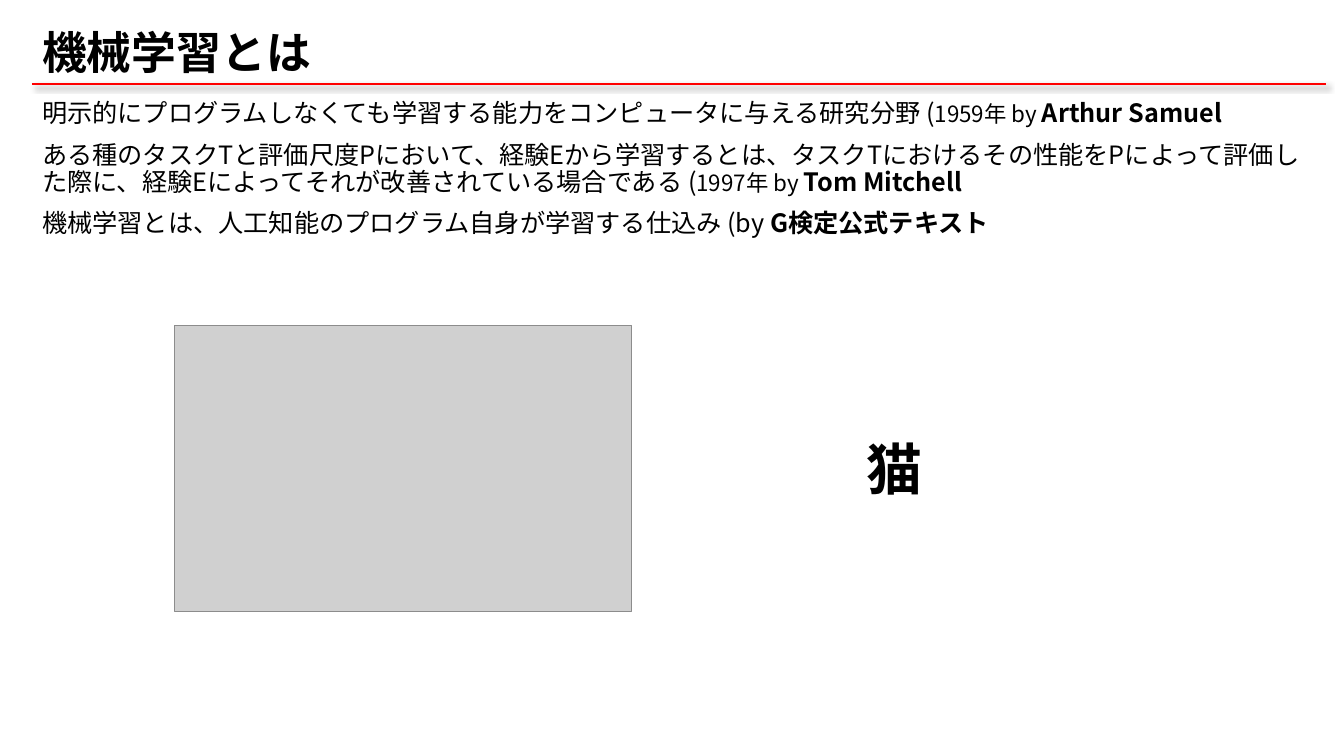
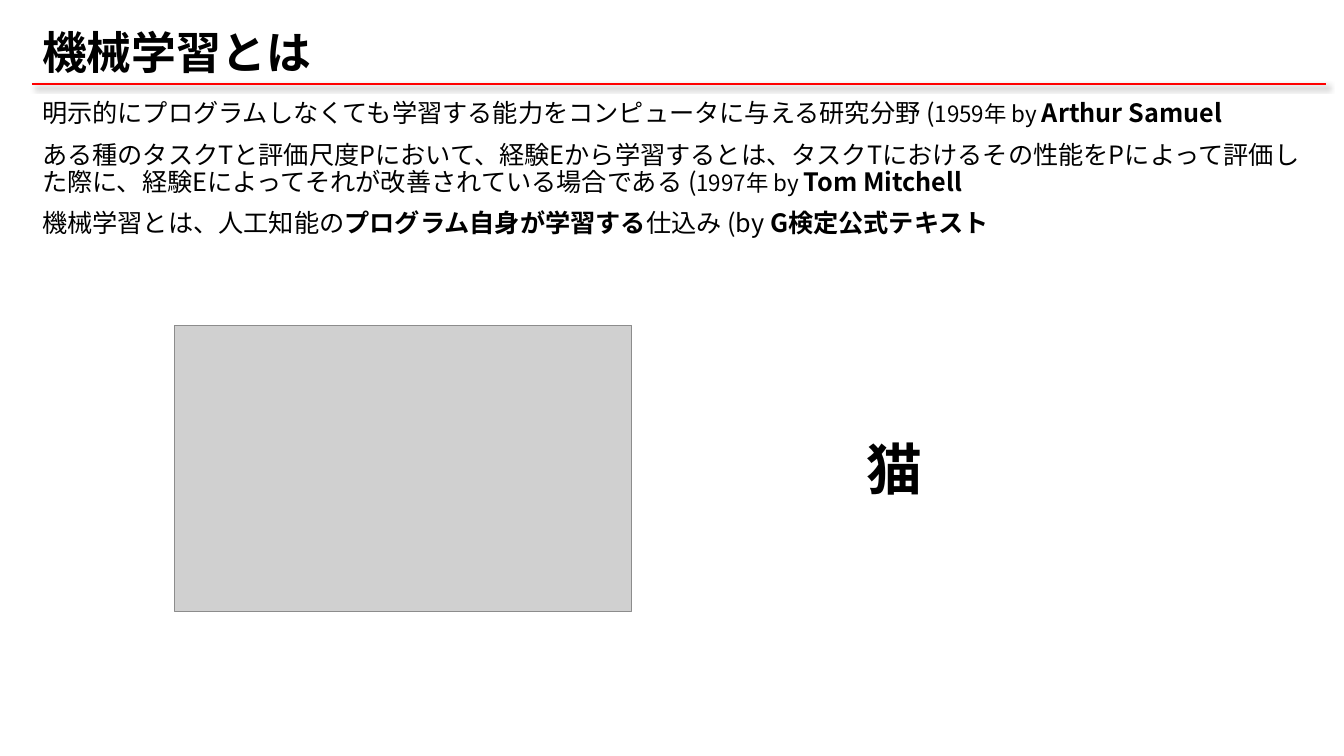
Before and after one commit to qqinxl2015/machine-learning-basic, a slide deck: slide 7 of 00_ML_start.pptx (slide 6 before the commit). Drawn at 1344x756 pixels with LibreOffice and Linux fonts; fonts in the diff are those of the drawing; grey boxes stand for pictures. Boxes give left, top, right and bottom in pixels: in the first picture for what was removed or moved away, otherwise in the second. Text is boxed around its words. In the diff, an @@ line names an element or a change of style, - is before the commit and + after.

```diff
--- a/00_ML_start.pptx
+++ b/00_ML_start.pptx
@@ text at (x1=42, y1=210, x2=989, y2=238): bold on in "機械学習とは、人工知能のプログラム自身が学習する仕込み" @@
```
Also in this commit, not shown: 8 other slides changed, 13 slides added, 1 slide removed, 10 other files.
